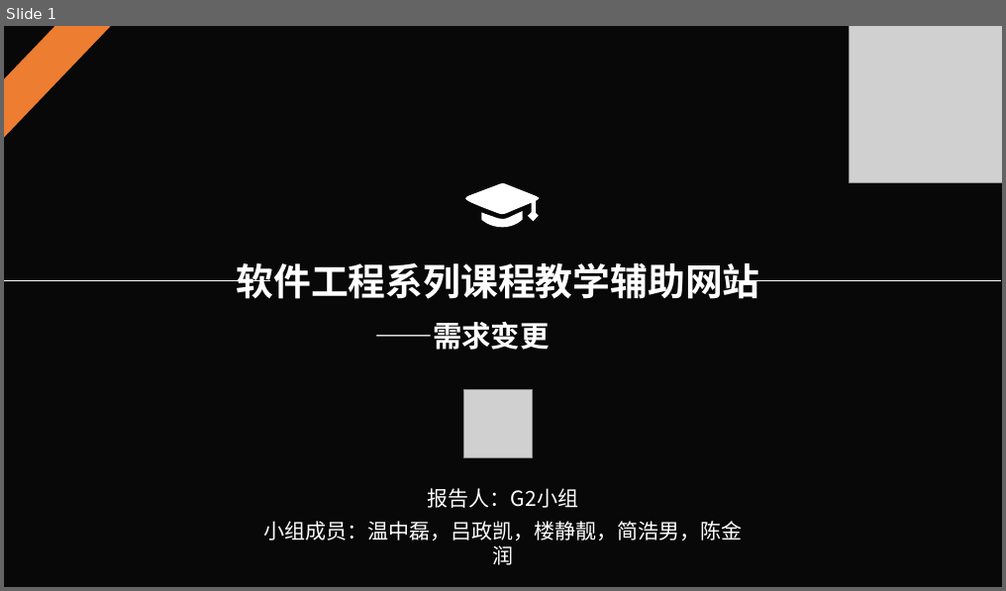
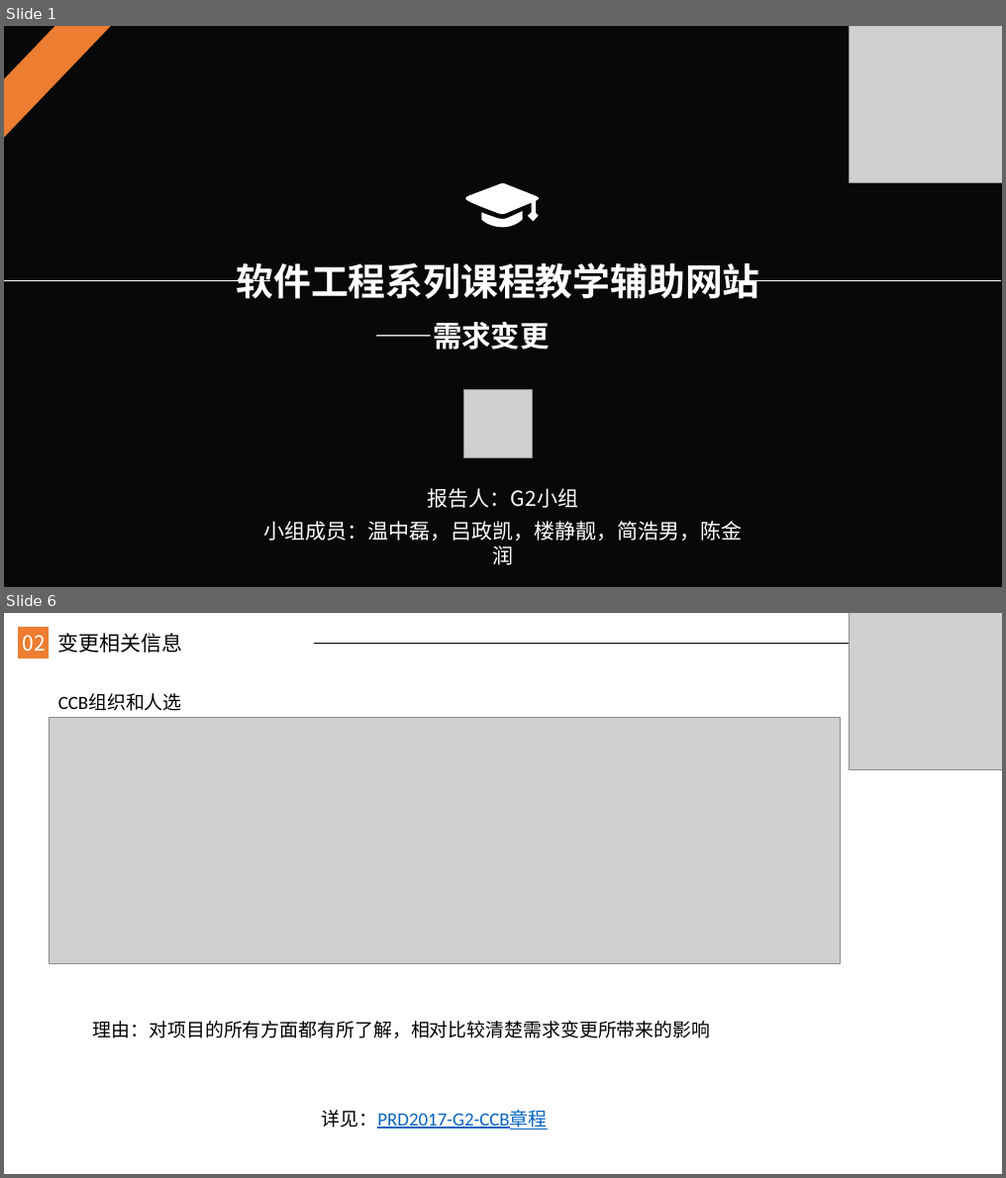
Before and after one commit to JanHonan/store, a slide deck: G2/软件工程系列课程教学辅助网站/非受控文档/楼静靓/PRD2017-G2-需求变更管理ppt.pptx. Shown one above the other, each under a label of ours: slide 1 before the commit, slides 1 and 6 after it; the slides between them are not shown. The pictures are 1006x591 and 1006x1178 pixels, drawn with LibreOffice and Linux fonts; fonts in the diff are those of the drawing; grey boxes stand for pictures; background and template pictures are left out; a plain dark background stands for a picture behind light text. Boxes give left, top, right and bottom in pixels: in the first picture for what was removed or moved away, otherwise in the second. Text is boxed around its words. In the diff, an @@ line names an element or a change of style, - is before the commit and + after.

Commit message:
楼静靓 2018-01-13 修改需求变更管理ppt

```diff
--- a/G2/软件工程系列课程教学辅助网站/非受控文档/楼静靓/PRD2017-G2-需求变更管理ppt.pptx
+++ b/G2/软件工程系列课程教学辅助网站/非受控文档/楼静靓/PRD2017-G2-需求变更管理ppt.pptx
@@ slide 6 added at [4,613,1002,1174], background #FFFFFF @@
@@ rectangle added at [18,627,49,658], fill #ED7D31 @@
@@ text added at [23,635,46,651], 20 pt, text #FFFFFF @@
+02
@@ text added at [58,633,183,653], 20 pt, text #000000 @@
+变更相关信息
@@ line added from (150, 633) to (150, 652), #000000 1 pt @@
@@ picture added at [848,613,1002,769] @@
@@ line added from (314, 643) to (1002, 643), #000000 0.5 pt @@
@@ text added at [58,694,182,711], 18 pt, text #000000 @@
+CCB组织和人选
@@ picture added at [49,718,841,964] @@
@@ text added at [93,1021,711,1039], 18 pt, text #000000 @@
+理由：对项目的所有方面都有所了解，相对比较清楚需求变更所带来的影响
@@ text added at [322,1110,548,1130], 18 pt, text #0563C1, underline @@
+详见：PRD2017-G2-CCB章程
```
Also in this commit, not shown: 9 slides changed, 13 other slides added, 4 slides removed.
